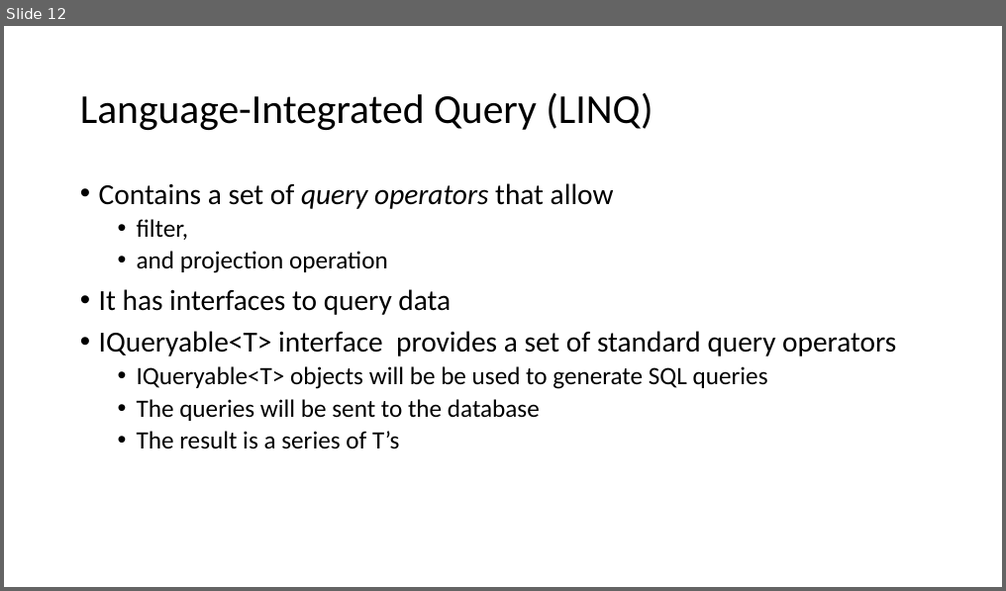
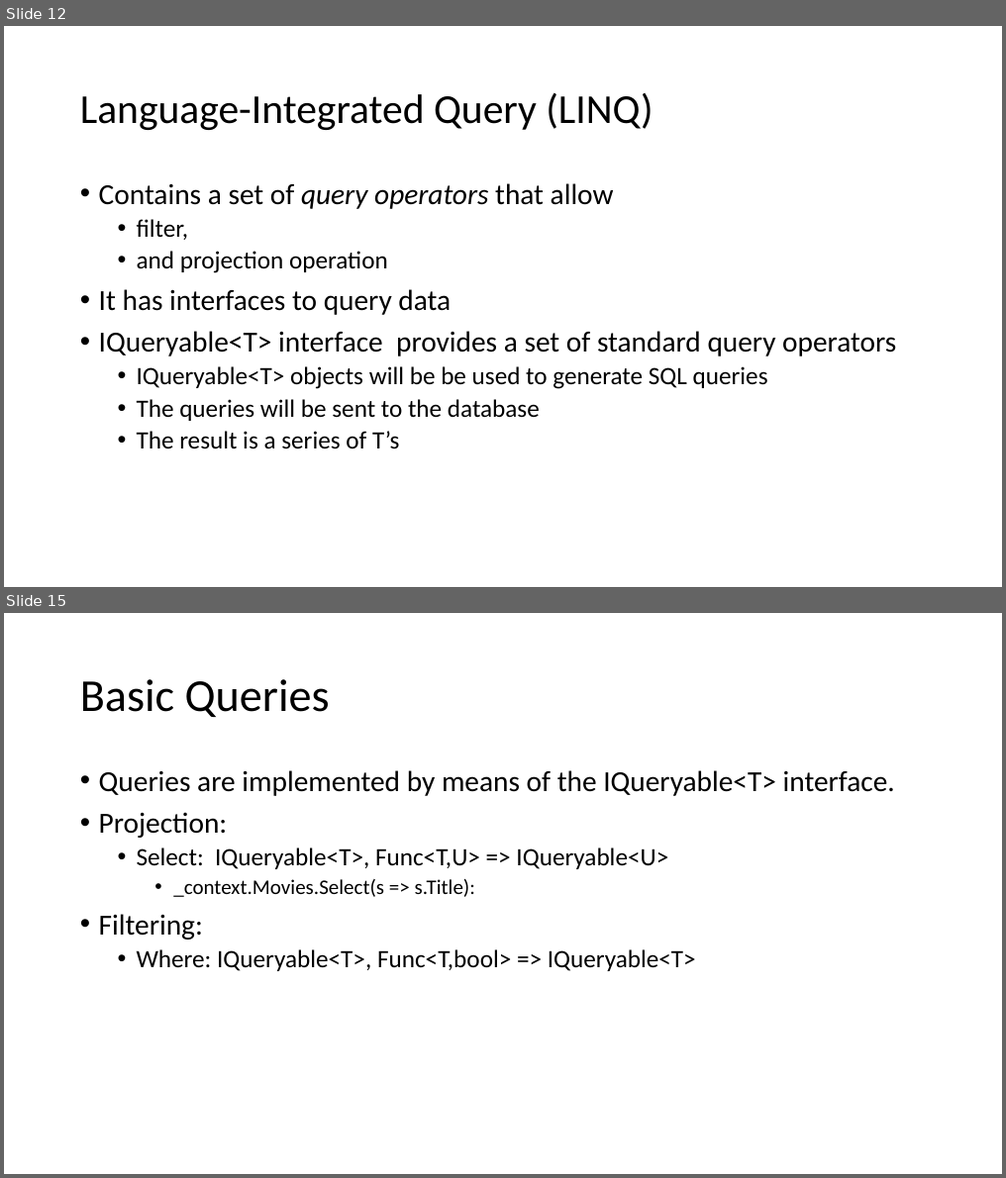
Before and after one commit to hogeschool/Development--Web, a slide deck: Lesson2/lesson2.pptx. Shown one above the other, each under a label of ours: slide 12 before the commit, slides 12 and 15 after it; the slides between them are not shown. The pictures are 1006x591 and 1006x1178 pixels, drawn with LibreOffice and Linux fonts; fonts in the diff are those of the drawing. Boxes give left, top, right and bottom in pixels: in the first picture for what was removed or moved away, otherwise in the second. Text is boxed around its words. In the diff, an @@ line names an element or a change of style, - is before the commit and + after.

```diff
--- a/Lesson2/lesson2.pptx
+++ b/Lesson2/lesson2.pptx
@@ slide 15 added at (x1=4, y1=613, x2=1002, y2=1174), background #FFFFFF @@
@@ title added at (x1=80, y1=679, x2=330, y2=717), 44 pt, text #000000 @@
+Basic Queries
@@ text added at (x1=99, y1=770, x2=895, y2=971), 24 pt, text #000000 @@
+• Queries are implemented by means of the IQueryable<T> interface.
+• Projection:
+  • Select: IQueryable<T>, Func<T,U> => IQueryable<U>
+    • _context.Movies.Select(s => s.Title):
+• Filtering:
+  • Where: IQueryable<T>, Func<T,bool> => IQueryable<T>
```
Also in this commit, not shown: 3 slides changed, 2 other slides added.
